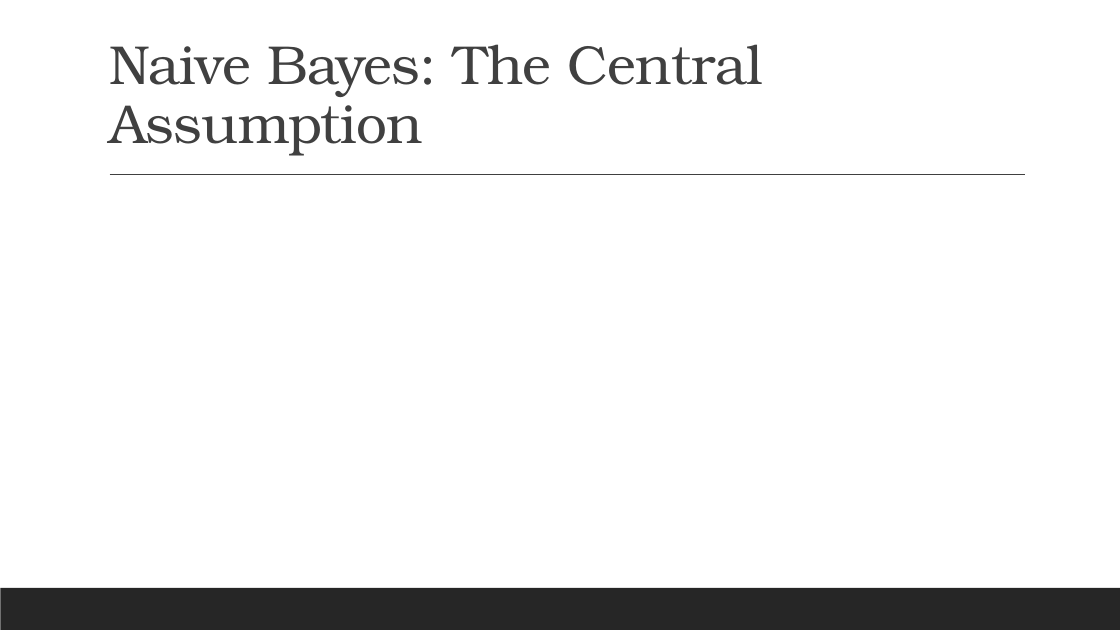
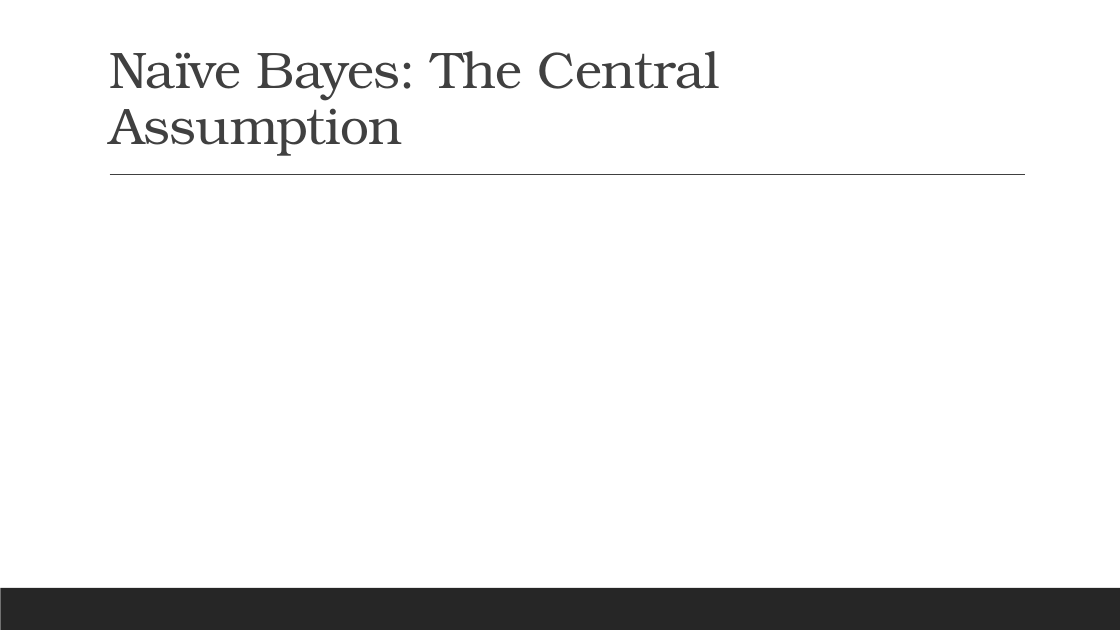
Before and after one commit to Myself1214/Group-3-M9, a slide deck: slide 3 of Naive Bayes Notes.pptx (slide 2 before the commit). Drawn at 1120x630 pixels with LibreOffice and Linux fonts; fonts in the diff are those of the drawing; grey boxes stand for pictures. Boxes give left, top, right and bottom in pixels: in the first picture for what was removed or moved away, otherwise in the second. Text is boxed around its words. In the diff, an @@ line names an element or a change of style, - is before the commit and + after.

```diff
--- a/Naive Bayes Notes.pptx
+++ b/Naive Bayes Notes.pptx
@@ title at [109, 51, 720, 156]: text changed; size 47 to 44 pt @@
-Naive Bayes: The Central Assumption
+Naïve Bayes: The Central Assumption
```
Also in this commit, not shown: 6 other slides changed, 1 slide added, 1 other file.
